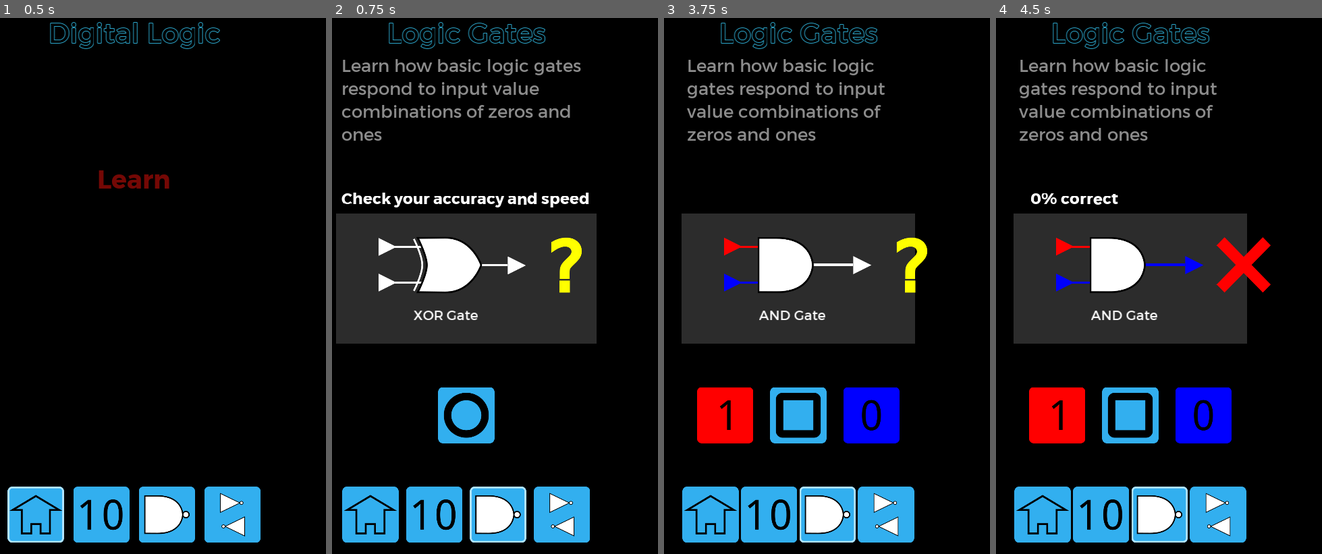
Above: before the commit, frames 1-4 (left to right).
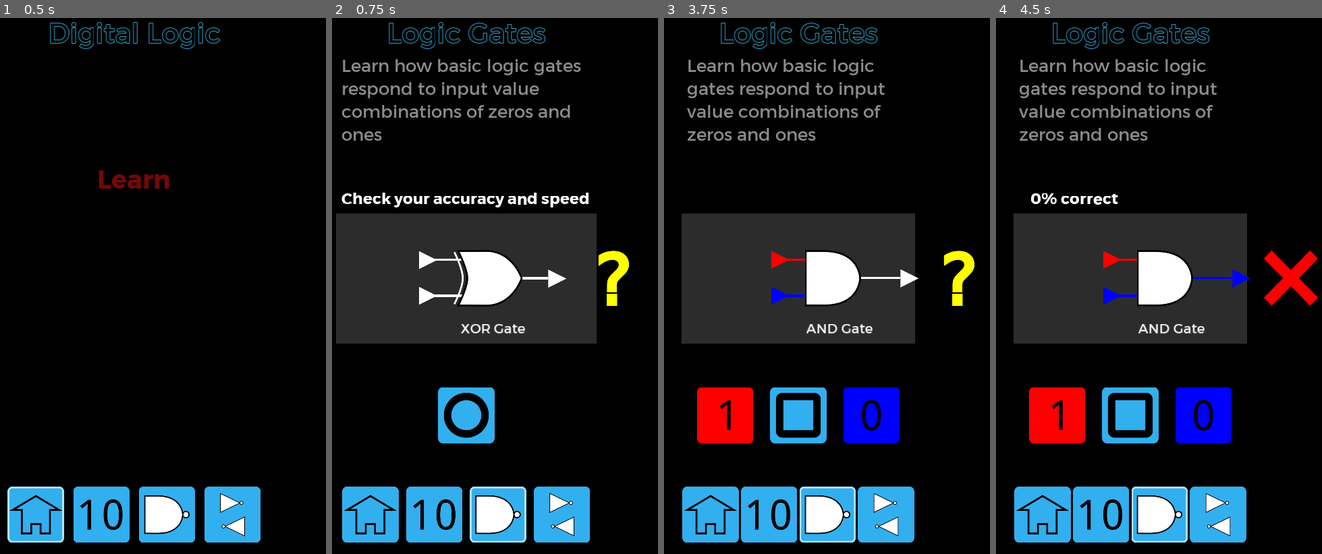
Above: after the commit, the same moments.

Repository: andrew-wilkes/digital-logic
Game: Godot game, scene res://Main.tscn
The game is run twice, just before and just after one commit, with the same random seed, the same clock (stepped at 60 frames per second) and the same inputs.
Inputs (mouse positions are in pixels of both pictures, inside the frame that each line leads up to):
- Up to frame 1 (0.5 s): no input
- Up to frame 2 (0.75 s): click (498, 516) at 0.5 s
- Up to frame 3 (3.75 s): click (895, 516) at 1.25 s; click (817, 237) at 2.02 s; click (827, 521) at 2.75 s; click (797, 414) at 3.5 s
- Up to frame 4 (4.5 s): click (1057, 414) at 4.25 s

Frame 1 is identical in both runs. In frame 2, 4.5% of the frame differs, in the area x 14-92%, y 40-59%; in frame 3, 4.6%; in frame 4, 5.4%, in the area x 18-99%, y 40-59%.

Commit message:
Center Gates scene gate

Diff:
--- a/game/Circuits.tscn
+++ b/game/Circuits.tscn
@@ -114,63 +114,56 @@
 visible = false
 anchor_right = 0.0
 anchor_bottom = 0.0
-margin_left = 4600.0
-margin_top = 500.0
-margin_right = 5680.0
+margin_top = 500.0
+margin_right = 1080.0
 margin_bottom = 500.0
 
 [node name="SR2" parent="VBox/Circuit/c" instance=ExtResource( 2 )]
 visible = false
 anchor_right = 0.0
 anchor_bottom = 0.0
-margin_left = 4600.0
-margin_top = 500.0
-margin_right = 5680.0
+margin_top = 500.0
+margin_right = 1080.0
 margin_bottom = 500.0
 
 [node name="GatedSR" parent="VBox/Circuit/c" instance=ExtResource( 7 )]
 visible = false
 anchor_right = 0.0
 anchor_bottom = 0.0
-margin_left = 4600.0
-margin_top = 500.0
-margin_right = 5680.0
+margin_top = 500.0
+margin_right = 1080.0
 margin_bottom = 500.0
 
 [node name="DFF" parent="VBox/Circuit/c" instance=ExtResource( 18 )]
 visible = false
 anchor_right = 0.0
 anchor_bottom = 0.0
-margin_left = 4600.0
-margin_top = 500.0
-margin_right = 5680.0
+margin_top = 500.0
+margin_right = 1080.0
 margin_bottom = 500.0
 
 [node name="JKFF" parent="VBox/Circuit/c" instance=ExtResource( 19 )]
 visible = false
 anchor_right = 0.0
 anchor_bottom = 0.0
-margin_left = 4600.0
-margin_top = 500.0
-margin_right = 5680.0
+margin_top = 500.0
+margin_right = 1080.0
 margin_bottom = 500.0
 
 [node name="Multiplexer" parent="VBox/Circuit/c" instance=ExtResource( 13 )]
 visible = false
 anchor_right = 0.0
 anchor_bottom = 0.0
-margin_left = 4600.0
-margin_top = 500.0
-margin_right = 5680.0
+margin_top = 500.0
+margin_right = 1080.0
 margin_bottom = 500.0
 
 [node name="Decoder" parent="VBox/Circuit/c" instance=ExtResource( 4 )]
 visible = false
 anchor_right = 0.0
 anchor_bottom = 0.0
-margin_left = 4600.0
-margin_top = 500.0
-margin_right = 5680.0
+margin_top = 500.0
+margin_right = 1080.0
 margin_bottom = 500.0
 rect_min_size = Vector2( 1080, 0 )
 
@@ -178,9 +171,8 @@
 visible = false
 anchor_right = 0.0
 anchor_bottom = 0.0
-margin_left = 4600.0
-margin_top = 500.0
-margin_right = 5680.0
+margin_top = 500.0
+margin_right = 1080.0
 margin_bottom = 500.0
 
 [node name="sp4" type="Control" parent="VBox"]
--- a/game/Gates.tscn
+++ b/game/Gates.tscn
@@ -21,13 +21,13 @@
 }
 
 [node name="Sp1" type="Control" parent="."]
-margin_right = 436.0
+margin_right = 416.0
 margin_bottom = 1920.0
 size_flags_horizontal = 3
 
 [node name="VBox" type="VBoxContainer" parent="."]
-margin_left = 440.0
-margin_right = 1520.0
+margin_left = 420.0
+margin_right = 1500.0
 margin_bottom = 1920.0
 rect_min_size = Vector2( 1080, 0 )
 mouse_filter = 2
@@ -48,29 +48,29 @@
 [node name="M" type="MarginContainer" parent="VBox"]
 margin_top = 141.0
 margin_right = 1080.0
-margin_bottom = 462.0
+margin_bottom = 381.0
 custom_constants/margin_right = 20
 custom_constants/margin_left = 20
 
 [node name="Desc" type="Label" parent="VBox/M"]
 margin_left = 20.0
 margin_right = 1060.0
-margin_bottom = 321.0
+margin_bottom = 240.0
 custom_fonts/font = ExtResource( 2 )
 custom_colors/font_color = Color( 0.54902, 0.54902, 0.54902, 1 )
 text = "Learn how basic logic gates respond to input value combinations of zeros and ones"
 autowrap = true
 
 [node name="sp" type="Control" parent="VBox"]
-margin_top = 482.0
-margin_right = 1080.0
-margin_bottom = 597.0
+margin_top = 401.0
+margin_right = 1080.0
+margin_bottom = 543.0
 size_flags_vertical = 3
 
 [node name="M2" type="MarginContainer" parent="VBox"]
-margin_top = 617.0
-margin_right = 1080.0
-margin_bottom = 685.0
+margin_top = 563.0
+margin_right = 1080.0
+margin_bottom = 631.0
 custom_constants/margin_right = 20
 custom_constants/margin_left = 20
 
@@ -97,20 +97,20 @@
 
 [node name="Gate" parent="VBox" instance=ExtResource( 4 )]
 anchor_right = 0.0
-margin_top = 705.0
-margin_right = 1080.0
-margin_bottom = 1169.0
+margin_top = 651.0
+margin_right = 1080.0
+margin_bottom = 1115.0
 
 [node name="sp2" type="Control" parent="VBox"]
-margin_top = 1189.0
-margin_right = 1080.0
-margin_bottom = 1304.0
+margin_top = 1135.0
+margin_right = 1080.0
+margin_bottom = 1277.0
 size_flags_vertical = 3
 
 [node name="HBox" type="HBoxContainer" parent="VBox"]
-margin_top = 1324.0
-margin_right = 1080.0
-margin_bottom = 1524.0
+margin_top = 1297.0
+margin_right = 1080.0
+margin_bottom = 1497.0
 
 [node name="sp" type="Control" parent="VBox/HBox"]
 margin_right = 114.0
@@ -166,28 +166,28 @@
 size_flags_horizontal = 3
 
 [node name="sp3" type="Control" parent="VBox"]
-margin_top = 1544.0
-margin_right = 1080.0
-margin_bottom = 1660.0
+margin_top = 1517.0
+margin_right = 1080.0
+margin_bottom = 1659.0
 size_flags_vertical = 3
 
 [node name="Buttons" parent="VBox" instance=ExtResource( 1 )]
 anchor_right = 0.0
 anchor_bottom = 0.0
 margin_left = 0.0
-margin_top = 1680.0
-margin_right = 1080.0
-margin_bottom = 1880.0
+margin_top = 1679.0
+margin_right = 1080.0
+margin_bottom = 1879.0
 page_id = 2
 
 [node name="Sp2" type="Control" parent="VBox"]
-margin_top = 1900.0
-margin_right = 1080.0
-margin_bottom = 1920.0
+margin_top = 1899.0
+margin_right = 1080.0
+margin_bottom = 1919.0
 rect_min_size = Vector2( 0, 20 )
 
 [node name="Sp2" type="Control" parent="."]
-margin_left = 1484.0
+margin_left = 1504.0
 margin_right = 1920.0
 margin_bottom = 1920.0
 size_flags_horizontal = 3
--- a/game/parts/LargeGate.gd
+++ b/game/parts/LargeGate.gd
@@ -22,14 +22,14 @@
 func reset():
 	set_gate(4) # XOR gate
 	for i in 3:
-		get_child(gate).get_child(i).modulate = Color.white
+		$x.get_child(gate).get_child(i).modulate = Color.white
 
 
 func set_gate(idx: int):
 	gate = idx
 	for i in 6:
-		get_child(i).visible = i == idx
-	get_node("C/Label").text = "%s Gate" % names[idx]
+		$x.get_child(i).visible = i == idx
+	get_node("x/C/Label").text = "%s Gate" % names[idx]
 	set_result(2)
 
 
@@ -40,12 +40,12 @@
 	else:
 		vals = [randi() % 2, randi() % 2]
 	for i in vals.size():
-		get_child(gate).get_child(i + 1).modulate = color_from_val(vals[i])
+		$x.get_child(gate).get_child(i + 1).modulate = color_from_val(vals[i])
 	return vals
 
 
 func set_output(v):
-	get_child(gate).get_child(0).modulate = color_from_val(v)
+	$x.get_child(gate).get_child(0).modulate = color_from_val(v)
 
 
 func color_from_val(v):
@@ -54,7 +54,7 @@
 
 func set_result(r: int):
 	for i in 3:
-		get_node("C/Result").get_child(i).visible = r == i
+		get_node("x/C/Result").get_child(i).visible = r == i
 
 
 func _on_Timer_timeout():
--- a/game/parts/LargeGate.tscn
+++ b/game/parts/LargeGate.tscn
@@ -56,289 +56,296 @@
 "_edit_use_anchors_": false
 }
 
-[node name="AND" type="TextureRect" parent="."]
+[node name="x" type="CenterContainer" parent="."]
+margin_right = 1080.0
+margin_bottom = 462.0
+__meta__ = {
+"_edit_use_anchors_": false
+}
+
+[node name="AND" type="TextureRect" parent="x"]
 visible = false
-margin_left = 271.0
-margin_top = 83.0
-margin_right = 472.0
-margin_bottom = 284.0
+margin_left = 439.0
+margin_top = 130.0
+margin_right = 640.0
+margin_bottom = 331.0
 texture = SubResource( 1 )
 __meta__ = {
 "_edit_use_anchors_": false
 }
 
-[node name="OUT2" type="Line2D" parent="AND"]
+[node name="OUT2" type="Line2D" parent="x/AND"]
 show_behind_parent = true
 position = Vector2( 240, 99 )
 points = PoolVector2Array( -100, 0, 100, 0 )
 width = 8.0
 default_color = Color( 1, 1, 1, 1 )
 
-[node name="OUT" type="TextureRect" parent="AND/OUT2"]
-margin_left = 100.0
-margin_top = -30.0
-margin_right = 164.0
-margin_bottom = 34.0
-texture = SubResource( 2 )
-__meta__ = {
-"_edit_use_anchors_": false
-}
-
-[node name="IN4" type="Line2D" parent="AND"]
+[node name="OUT" type="TextureRect" parent="x/AND/OUT2"]
+margin_left = 100.0
+margin_top = -30.0
+margin_right = 164.0
+margin_bottom = 34.0
+texture = SubResource( 2 )
+__meta__ = {
+"_edit_use_anchors_": false
+}
+
+[node name="IN4" type="Line2D" parent="x/AND"]
 show_behind_parent = true
 position = Vector2( 33, -65 )
 points = PoolVector2Array( -100, 100, 1, 100 )
 width = 8.0
 default_color = Color( 1, 1, 1, 1 )
 
-[node name="IN" type="TextureRect" parent="AND/IN4"]
-margin_left = -152.0
-margin_top = 68.0
-margin_right = -88.0
-margin_bottom = 132.0
-texture = SubResource( 3 )
-__meta__ = {
-"_edit_use_anchors_": false
-}
-
-[node name="IN5" type="Line2D" parent="AND"]
+[node name="IN" type="TextureRect" parent="x/AND/IN4"]
+margin_left = -152.0
+margin_top = 68.0
+margin_right = -88.0
+margin_bottom = 132.0
+texture = SubResource( 3 )
+__meta__ = {
+"_edit_use_anchors_": false
+}
+
+[node name="IN5" type="Line2D" parent="x/AND"]
 show_behind_parent = true
 position = Vector2( 33, 63 )
 points = PoolVector2Array( -100, 100, 1, 100 )
 width = 8.0
 default_color = Color( 1, 1, 1, 1 )
 
-[node name="IN" type="TextureRect" parent="AND/IN5"]
-margin_left = -152.0
-margin_top = 68.0
-margin_right = -88.0
-margin_bottom = 132.0
-texture = SubResource( 3 )
-__meta__ = {
-"_edit_use_anchors_": false
-}
-
-[node name="NAND" type="TextureRect" parent="."]
+[node name="IN" type="TextureRect" parent="x/AND/IN5"]
+margin_left = -152.0
+margin_top = 68.0
+margin_right = -88.0
+margin_bottom = 132.0
+texture = SubResource( 3 )
+__meta__ = {
+"_edit_use_anchors_": false
+}
+
+[node name="NAND" type="TextureRect" parent="x"]
 visible = false
-margin_left = 271.0
-margin_top = 83.0
-margin_right = 505.0
-margin_bottom = 285.0
+margin_left = 423.0
+margin_top = 130.0
+margin_right = 657.0
+margin_bottom = 332.0
 texture = SubResource( 4 )
 __meta__ = {
 "_edit_use_anchors_": false
 }
 
-[node name="OUT2" type="Line2D" parent="NAND"]
+[node name="OUT2" type="Line2D" parent="x/NAND"]
 show_behind_parent = true
 position = Vector2( 240, 99 )
 points = PoolVector2Array( -100, 0, 100, 0 )
 width = 8.0
 default_color = Color( 1, 1, 1, 1 )
 
-[node name="OUT" type="TextureRect" parent="NAND/OUT2"]
-margin_left = 100.0
-margin_top = -30.0
-margin_right = 164.0
-margin_bottom = 34.0
-texture = SubResource( 2 )
-__meta__ = {
-"_edit_use_anchors_": false
-}
-
-[node name="IN4" type="Line2D" parent="NAND"]
+[node name="OUT" type="TextureRect" parent="x/NAND/OUT2"]
+margin_left = 100.0
+margin_top = -30.0
+margin_right = 164.0
+margin_bottom = 34.0
+texture = SubResource( 2 )
+__meta__ = {
+"_edit_use_anchors_": false
+}
+
+[node name="IN4" type="Line2D" parent="x/NAND"]
 show_behind_parent = true
 position = Vector2( 33, -65 )
 points = PoolVector2Array( -100, 100, 1, 100 )
 width = 8.0
 default_color = Color( 1, 1, 1, 1 )
 
-[node name="IN" type="TextureRect" parent="NAND/IN4"]
-margin_left = -152.0
-margin_top = 68.0
-margin_right = -88.0
-margin_bottom = 132.0
-texture = SubResource( 3 )
-__meta__ = {
-"_edit_use_anchors_": false
-}
-
-[node name="IN5" type="Line2D" parent="NAND"]
+[node name="IN" type="TextureRect" parent="x/NAND/IN4"]
+margin_left = -152.0
+margin_top = 68.0
+margin_right = -88.0
+margin_bottom = 132.0
+texture = SubResource( 3 )
+__meta__ = {
+"_edit_use_anchors_": false
+}
+
+[node name="IN5" type="Line2D" parent="x/NAND"]
 show_behind_parent = true
 position = Vector2( 33, 63 )
 points = PoolVector2Array( -100, 100, 1, 100 )
 width = 8.0
 default_color = Color( 1, 1, 1, 1 )
 
-[node name="IN" type="TextureRect" parent="NAND/IN5"]
-margin_left = -152.0
-margin_top = 68.0
-margin_right = -88.0
-margin_bottom = 132.0
-texture = SubResource( 3 )
-__meta__ = {
-"_edit_use_anchors_": false
-}
-
-[node name="OR" type="TextureRect" parent="."]
+[node name="IN" type="TextureRect" parent="x/NAND/IN5"]
+margin_left = -152.0
+margin_top = 68.0
+margin_right = -88.0
+margin_bottom = 132.0
+texture = SubResource( 3 )
+__meta__ = {
+"_edit_use_anchors_": false
+}
+
+[node name="OR" type="TextureRect" parent="x"]
 visible = false
-margin_left = 271.0
-margin_top = 81.0
-margin_right = 506.0
-margin_bottom = 282.0
+margin_left = 422.0
+margin_top = 130.0
+margin_right = 657.0
+margin_bottom = 331.0
 texture = SubResource( 5 )
 __meta__ = {
 "_edit_use_anchors_": false
 }
 
-[node name="OUT2" type="Line2D" parent="OR"]
+[node name="OUT2" type="Line2D" parent="x/OR"]
 show_behind_parent = true
 position = Vector2( 240, 101 )
 points = PoolVector2Array( -100, 0, 100, 0 )
 width = 8.0
 default_color = Color( 1, 1, 1, 1 )
 
-[node name="OUT" type="TextureRect" parent="OR/OUT2"]
-margin_left = 100.0
-margin_top = -30.0
-margin_right = 164.0
-margin_bottom = 34.0
-texture = SubResource( 2 )
-__meta__ = {
-"_edit_use_anchors_": false
-}
-
-[node name="IN4" type="Line2D" parent="OR"]
+[node name="OUT" type="TextureRect" parent="x/OR/OUT2"]
+margin_left = 100.0
+margin_top = -30.0
+margin_right = 164.0
+margin_bottom = 34.0
+texture = SubResource( 2 )
+__meta__ = {
+"_edit_use_anchors_": false
+}
+
+[node name="IN4" type="Line2D" parent="x/OR"]
 show_behind_parent = true
 position = Vector2( 33, -63 )
 points = PoolVector2Array( -100, 100, 1, 100 )
 width = 8.0
 default_color = Color( 1, 1, 1, 1 )
 
-[node name="IN" type="TextureRect" parent="OR/IN4"]
-margin_left = -152.0
-margin_top = 68.0
-margin_right = -88.0
-margin_bottom = 132.0
-texture = SubResource( 3 )
-__meta__ = {
-"_edit_use_anchors_": false
-}
-
-[node name="IN6" type="Line2D" parent="OR"]
+[node name="IN" type="TextureRect" parent="x/OR/IN4"]
+margin_left = -152.0
+margin_top = 68.0
+margin_right = -88.0
+margin_bottom = 132.0
+texture = SubResource( 3 )
+__meta__ = {
+"_edit_use_anchors_": false
+}
+
+[node name="IN6" type="Line2D" parent="x/OR"]
 show_behind_parent = true
 position = Vector2( 33, 65 )
 points = PoolVector2Array( -100, 100, 1, 100 )
 width = 8.0
 default_color = Color( 1, 1, 1, 1 )
 
-[node name="IN" type="TextureRect" parent="OR/IN6"]
-margin_left = -152.0
-margin_top = 68.0
-margin_right = -88.0
-margin_bottom = 132.0
-texture = SubResource( 3 )
-__meta__ = {
-"_edit_use_anchors_": false
-}
-
-[node name="NOR" type="TextureRect" parent="."]
+[node name="IN" type="TextureRect" parent="x/OR/IN6"]
+margin_left = -152.0
+margin_top = 68.0
+margin_right = -88.0
+margin_bottom = 132.0
+texture = SubResource( 3 )
+__meta__ = {
+"_edit_use_anchors_": false
+}
+
+[node name="NOR" type="TextureRect" parent="x"]
 visible = false
-margin_left = 271.0
-margin_top = 82.0
-margin_right = 539.0
-margin_bottom = 283.0
+margin_left = 406.0
+margin_top = 130.0
+margin_right = 674.0
+margin_bottom = 331.0
 texture = SubResource( 6 )
 __meta__ = {
 "_edit_use_anchors_": false
 }
 
-[node name="OUT2" type="Line2D" parent="NOR"]
+[node name="OUT2" type="Line2D" parent="x/NOR"]
 show_behind_parent = true
 position = Vector2( 240, 100 )
 points = PoolVector2Array( -100, 0, 100, 0 )
 width = 8.0
 default_color = Color( 1, 1, 1, 1 )
 
-[node name="OUT" type="TextureRect" parent="NOR/OUT2"]
-margin_left = 100.0
-margin_top = -30.0
-margin_right = 164.0
-margin_bottom = 34.0
-texture = SubResource( 2 )
-__meta__ = {
-"_edit_use_anchors_": false
-}
-
-[node name="IN4" type="Line2D" parent="NOR"]
+[node name="OUT" type="TextureRect" parent="x/NOR/OUT2"]
+margin_left = 100.0
+margin_top = -30.0
+margin_right = 164.0
+margin_bottom = 34.0
+texture = SubResource( 2 )
+__meta__ = {
+"_edit_use_anchors_": false
+}
+
+[node name="IN4" type="Line2D" parent="x/NOR"]
 show_behind_parent = true
 position = Vector2( 33, -64 )
 points = PoolVector2Array( -100, 100, 1, 100 )
 width = 8.0
 default_color = Color( 1, 1, 1, 1 )
 
-[node name="IN" type="TextureRect" parent="NOR/IN4"]
-margin_left = -152.0
-margin_top = 68.0
-margin_right = -88.0
-margin_bottom = 132.0
-texture = SubResource( 3 )
-__meta__ = {
-"_edit_use_anchors_": false
-}
-
-[node name="IN5" type="Line2D" parent="NOR"]
+[node name="IN" type="TextureRect" parent="x/NOR/IN4"]
+margin_left = -152.0
+margin_top = 68.0
+margin_right = -88.0
+margin_bottom = 132.0
+texture = SubResource( 3 )
+__meta__ = {
+"_edit_use_anchors_": false
+}
+
+[node name="IN5" type="Line2D" parent="x/NOR"]
 show_behind_parent = true
 position = Vector2( 33, 64 )
 points = PoolVector2Array( -100, 100, 1, 100 )
 width = 8.0
 default_color = Color( 1, 1, 1, 1 )
 
-[node name="IN" type="TextureRect" parent="NOR/IN5"]
-margin_left = -152.0
-margin_top = 68.0
-margin_right = -88.0
-margin_bottom = 132.0
-texture = SubResource( 3 )
-__meta__ = {
-"_edit_use_anchors_": false
-}
-
-[node name="XOR" type="TextureRect" parent="."]
-margin_left = 271.0
-margin_top = 82.0
-margin_right = 521.0
-margin_bottom = 285.0
+[node name="IN" type="TextureRect" parent="x/NOR/IN5"]
+margin_left = -152.0
+margin_top = 68.0
+margin_right = -88.0
+margin_bottom = 132.0
+texture = SubResource( 3 )
+__meta__ = {
+"_edit_use_anchors_": false
+}
+
+[node name="XOR" type="TextureRect" parent="x"]
+margin_left = 415.0
+margin_top = 129.0
+margin_right = 665.0
+margin_bottom = 332.0
 texture = SubResource( 7 )
 __meta__ = {
 "_edit_use_anchors_": false
 }
 
-[node name="OUT" type="Line2D" parent="XOR"]
+[node name="OUT" type="Line2D" parent="x/XOR"]
 show_behind_parent = true
 position = Vector2( 240, 101 )
 points = PoolVector2Array( -100, 0, 100, 0 )
 width = 8.0
 default_color = Color( 1, 1, 1, 1 )
 
-[node name="OUT" type="TextureRect" parent="XOR/OUT"]
-margin_left = 100.0
-margin_top = -30.0
-margin_right = 164.0
-margin_bottom = 34.0
-texture = SubResource( 2 )
-__meta__ = {
-"_edit_use_anchors_": false
-}
-
-[node name="IN2" type="Line2D" parent="XOR"]
+[node name="OUT" type="TextureRect" parent="x/XOR/OUT"]
+margin_left = 100.0
+margin_top = -30.0
+margin_right = 164.0
+margin_bottom = 34.0
+texture = SubResource( 2 )
+__meta__ = {
+"_edit_use_anchors_": false
+}
+
+[node name="IN2" type="Line2D" parent="x/XOR"]
 show_behind_parent = true
 position = Vector2( 33, -64 )
 points = PoolVector2Array( -100, 100, 1, 100 )
 width = 8.0
 default_color = Color( 1, 1, 1, 1 )
 
-[node name="IN" type="TextureRect" parent="XOR/IN2"]
+[node name="IN" type="TextureRect" parent="x/XOR/IN2"]
 margin_left = -152.0
 margin_top = 69.0
 margin_right = -88.0
@@ -348,78 +355,78 @@
 "_edit_use_anchors_": false
 }
 
-[node name="IN3" type="Line2D" parent="XOR"]
+[node name="IN3" type="Line2D" parent="x/XOR"]
 show_behind_parent = true
 position = Vector2( 33, 64 )
 points = PoolVector2Array( -100, 100, 1, 100 )
 width = 8.0
 default_color = Color( 1, 1, 1, 1 )
 
-[node name="IN" type="TextureRect" parent="XOR/IN3"]
-margin_left = -152.0
-margin_top = 68.0
-margin_right = -88.0
-margin_bottom = 132.0
-texture = SubResource( 3 )
-__meta__ = {
-"_edit_use_anchors_": false
-}
-
-[node name="NOT" type="TextureRect" parent="."]
+[node name="IN" type="TextureRect" parent="x/XOR/IN3"]
+margin_left = -152.0
+margin_top = 68.0
+margin_right = -88.0
+margin_bottom = 132.0
+texture = SubResource( 3 )
+__meta__ = {
+"_edit_use_anchors_": false
+}
+
+[node name="NOT" type="TextureRect" parent="x"]
 visible = false
-margin_left = 271.0
-margin_top = 80.0
-margin_right = 506.0
-margin_bottom = 284.0
+margin_left = 422.0
+margin_top = 129.0
+margin_right = 657.0
+margin_bottom = 333.0
 texture = SubResource( 8 )
 __meta__ = {
 "_edit_use_anchors_": false
 }
 
-[node name="OUT2" type="Line2D" parent="NOT"]
+[node name="OUT2" type="Line2D" parent="x/NOT"]
 show_behind_parent = true
 position = Vector2( 240, 102 )
 points = PoolVector2Array( -100, 0, 100, 0 )
 width = 8.0
 default_color = Color( 1, 1, 1, 1 )
 
-[node name="OUT" type="TextureRect" parent="NOT/OUT2"]
-margin_left = 100.0
-margin_top = -30.0
-margin_right = 164.0
-margin_bottom = 34.0
-texture = SubResource( 2 )
-__meta__ = {
-"_edit_use_anchors_": false
-}
-
-[node name="IN4" type="Line2D" parent="NOT"]
+[node name="OUT" type="TextureRect" parent="x/NOT/OUT2"]
+margin_left = 100.0
+margin_top = -30.0
+margin_right = 164.0
+margin_bottom = 34.0
+texture = SubResource( 2 )
+__meta__ = {
+"_edit_use_anchors_": false
+}
+
+[node name="IN4" type="Line2D" parent="x/NOT"]
 show_behind_parent = true
 position = Vector2( 33, 0 )
 points = PoolVector2Array( -100, 100, 1, 100 )
 width = 8.0
 default_color = Color( 1, 1, 1, 1 )
 
-[node name="IN" type="TextureRect" parent="NOT/IN4"]
-margin_left = -152.0
-margin_top = 68.0
-margin_right = -88.0
-margin_bottom = 132.0
-texture = SubResource( 3 )
-__meta__ = {
-"_edit_use_anchors_": false
-}
-
-[node name="C" type="Control" parent="."]
-margin_left = 372.0
-margin_top = 184.0
-margin_right = 372.0
-margin_bottom = 184.0
-__meta__ = {
-"_edit_use_anchors_": false
-}
-
-[node name="Label" type="Label" parent="C"]
+[node name="IN" type="TextureRect" parent="x/NOT/IN4"]
+margin_left = -152.0
+margin_top = 68.0
+margin_right = -88.0
+margin_bottom = 132.0
+texture = SubResource( 3 )
+__meta__ = {
+"_edit_use_anchors_": false
+}
+
+[node name="C" type="Control" parent="x"]
+margin_left = 540.0
+margin_top = 231.0
+margin_right = 540.0
+margin_bottom = 231.0
+__meta__ = {
+"_edit_use_anchors_": false
+}
+
+[node name="Label" type="Label" parent="x/C"]
 margin_left = -96.0
 margin_top = 145.0
 margin_right = 213.0
@@ -430,7 +437,7 @@
 "_edit_use_anchors_": false
 }
 
-[node name="Result" type="Control" parent="C"]
+[node name="Result" type="Control" parent="x/C"]
 margin_left = 64.0
 margin_right = 104.0
 margin_bottom = 40.0
@@ -438,21 +445,21 @@
 "_edit_use_anchors_": false
 }
 
-[node name="Cross" type="Sprite" parent="C/Result"]
+[node name="Cross" type="Sprite" parent="x/C/Result"]
 modulate = Color( 1, 0, 0, 1 )
 position = Vector2( 383, -1 )
 texture = ExtResource( 4 )
 region_enabled = true
 region_rect = Rect2( -1, -1, 194, 199 )
 
-[node name="Tick" type="Sprite" parent="C/Result"]
+[node name="Tick" type="Sprite" parent="x/C/Result"]
 modulate = Color( 0, 1, 0, 1 )
 position = Vector2( 383, -1 )
 texture = ExtResource( 4 )
 region_enabled = true
 region_rect = Rect2( 230, -1, 194, 199 )
 
-[node name="Q" type="Sprite" parent="C/Result"]
+[node name="Q" type="Sprite" parent="x/C/Result"]
 modulate = Color( 1, 1, 0, 1 )
 position = Vector2( 383, -1 )
 texture = ExtResource( 4 )
